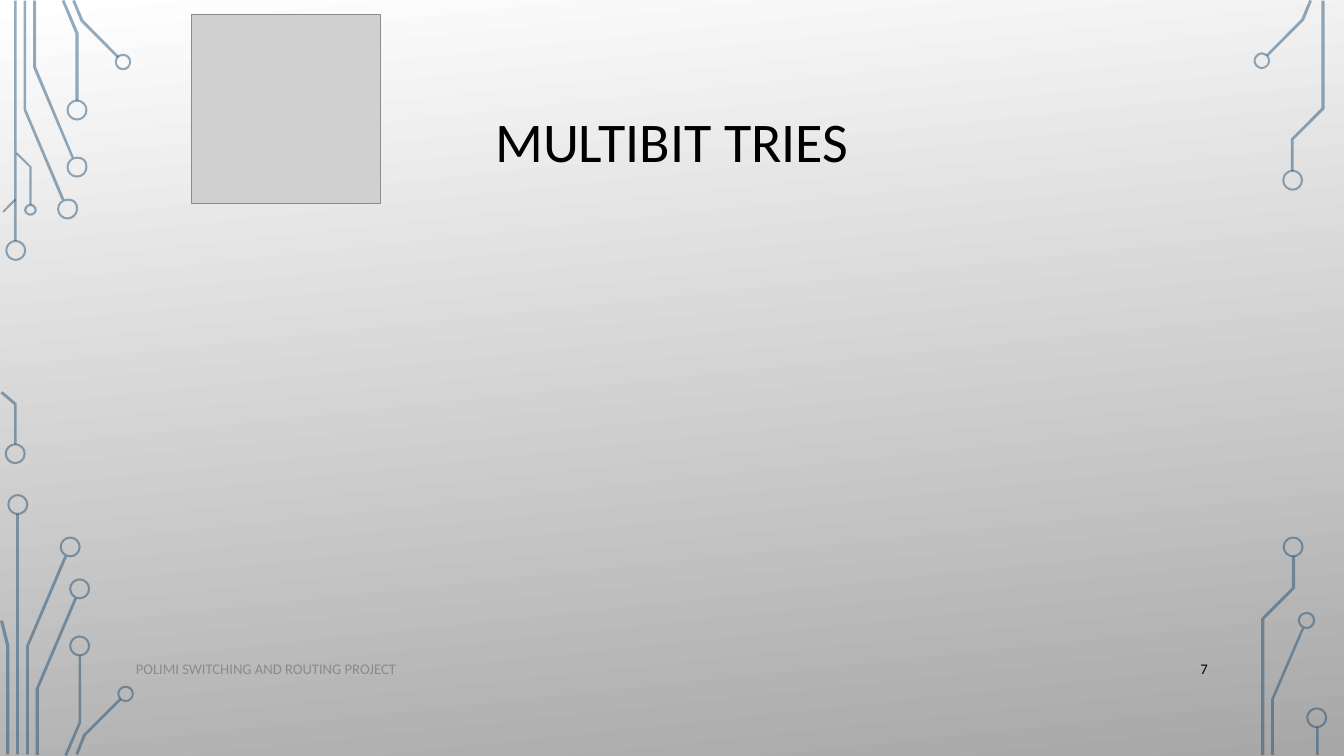
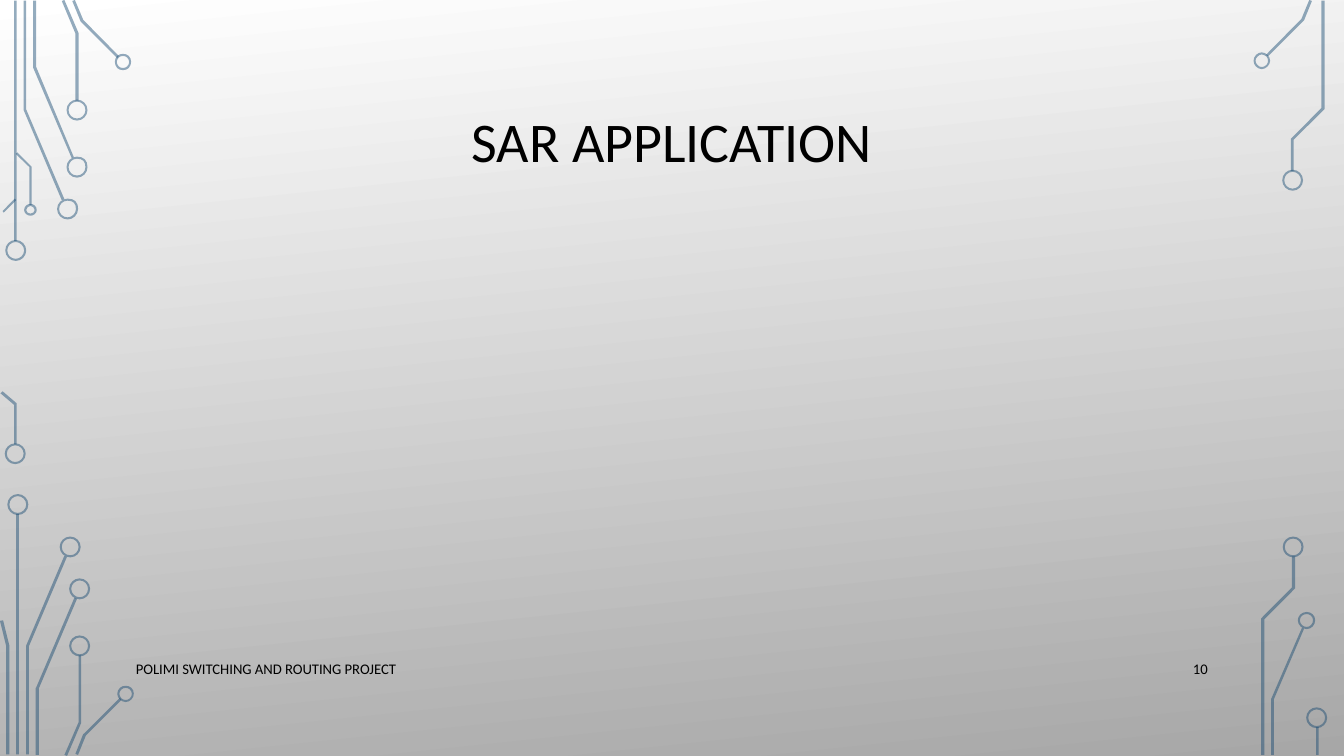
Before and after one commit to ataeiamirhosein/NetFuncVirt, a slide deck: slide 10 of present/Ip_lookup_algorithms.pptx (slide 7 before the commit). Drawn at 1344x756 pixels with LibreOffice and Linux fonts; fonts in the diff are those of the drawing; grey boxes stand for pictures; background and template pictures are left out. Boxes give left, top, right and bottom in pixels: in the first picture for what was removed or moved away, otherwise in the second. Text is boxed around its words. In the diff, an @@ line names an element or a change of style, - is before the commit and + after.

```diff
--- a/present/Ip_lookup_algorithms.pptx
+++ b/present/Ip_lookup_algorithms.pptx
@@ picture removed at bbox=[192, 15, 381, 205] @@
@@ title at bbox=[471, 125, 872, 163]: text changed @@
-MULTIBIT TRIES
+SAR APPLICATION
@@ text "POLIMI SWITCHING AND ROUTING PROJECT" at bbox=[136, 664, 396, 674]: text colour #8C8C8C to #000000; more space between paragraphs @@
@@ page number at bbox=[1193, 664, 1208, 674]: text changed @@
-7
+10
```
Also in this commit, not shown: 11 other slides changed, 3 slides added.
